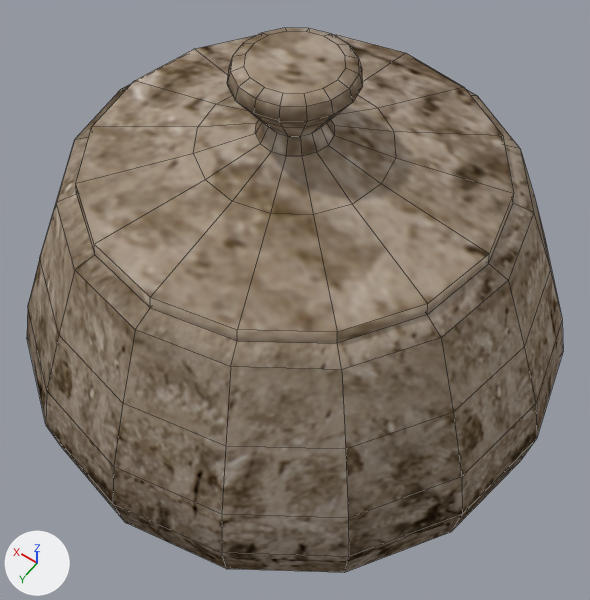
Two versions of the Blender file raw/pot.blend, one commit apart.
Rendered twice from a 50 mm lens placed at (-0.666, 0.933, 1.812), pointed at (-0.044, 0.061, 0.442). Arrows for +X, +Y and +Z are at lower left; the lights stay in place. The older version comes first. Mesh edges are drawn as thin lines.
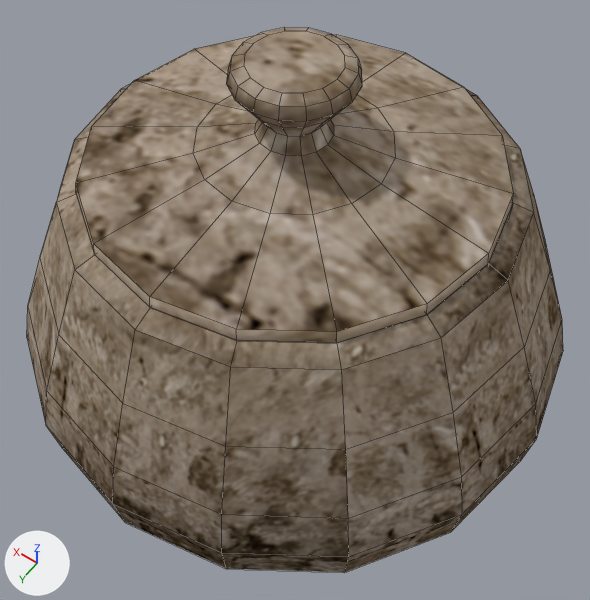
The newer file is also turned or shifted as a whole; pictures and numbers use the older file's frame.

Pixel boxes [x1, y1, x2, y2] of what changed, in the pictures (590 x 600 px):
'Cylinder.002', turned: before [76, 28, 514, 343]; after [76, 28, 513, 343]
part 2 of me_cylinder, surface changed: [27, 85, 563, 572] in both

The change, as a list of edits to the scene's bpy script:
```text
Change me_cylinder:
    where me_cylinder.from_pydata(...)  # 178 vertices, 192 faces; spans x -1.05..1.05, y -1.05..1.05, z 0.02..1.31
    used by ob_cylinder; location = (0.0, 0.0, 0.0); scale = (0.57, 0.57, 0.57)
    me_cylinder part 2: 176 kept faces spanning x -1.05..1.05, y -1.05..1.05, z 0.02..1.31 get new texture (UV) coordinates
Change me_cylinder_002:
    used by ob_cylinder_002; location = (0.0, 0.0, 0.0); scale = (0.57, 0.57, 0.57)
    remove me_cylinder_002.from_pydata(...)  # 145 vertices, 145 faces; spans x -0.714..0.714, y -0.714..0.714, z 1.314..1.733
    add me_cylinder_002.from_pydata(...)  # 145 vertices, 145 faces; spans x -0.712..0.715, y -0.714..0.713, z 1.314..1.733
    me_cylinder_002 part 1: the whole mesh is turned 179.9 degrees about the z axis through its middle, then moved by (0.001, 0.0, 0.0)
```
